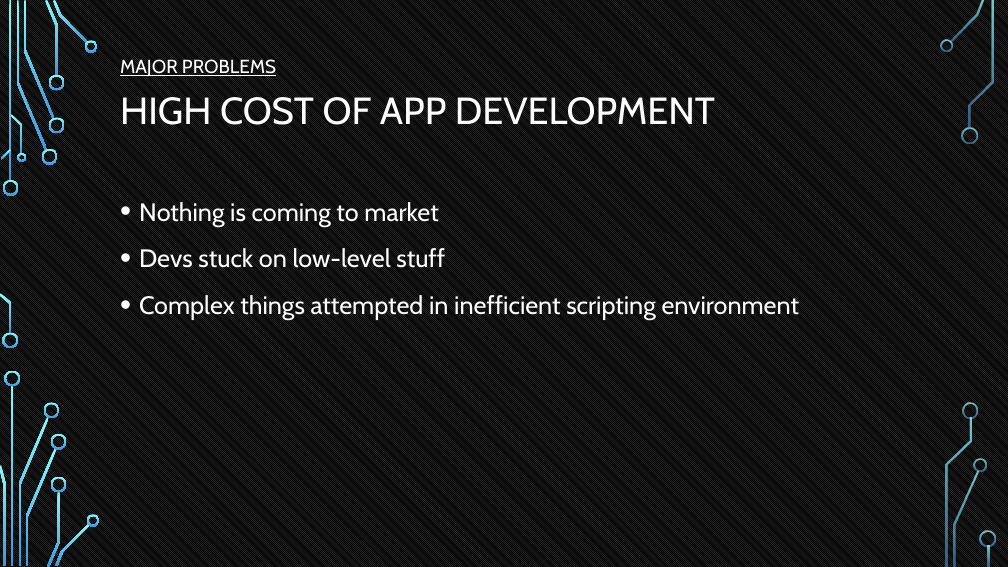
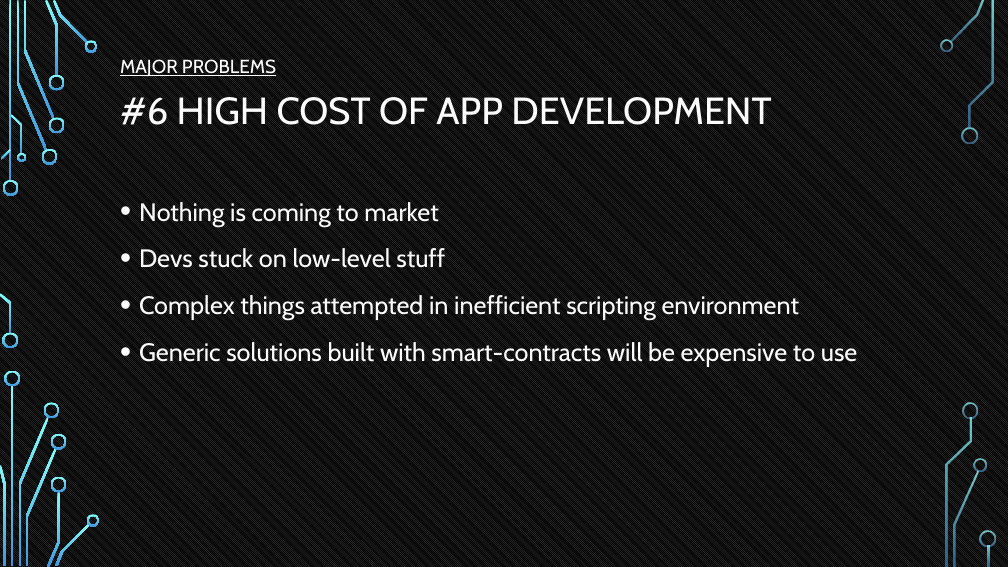
Before and after one commit to tokenika/tokenika.github.io, a slide deck: slide 19 of WarsawBlock.pptx (slide 20 before the commit). Drawn at 1008x567 pixels with LibreOffice and Linux fonts; fonts in the diff are those of the drawing; background and template pictures are left out. Boxes give left, top, right and bottom in pixels: in the first picture for what was removed or moved away, otherwise in the second. Text is boxed around its words. In the diff, an @@ line names an element or a change of style, - is before the commit and + after.

```diff
--- a/WarsawBlock.pptx
+++ b/WarsawBlock.pptx
@@ title at [120,97,771,125]: text changed @@
-HIGH COST OF APP DEVELOPMENT
+#6 HIGH COST OF APP DEVELOPMENT
@@ text at [139,342,858,367]: paragraph added @@
+• Generic solutions built with smart-contracts will be expensive to use
```
Also in this commit, not shown: 20 other slides changed, 1 slide added, 2 other files.
